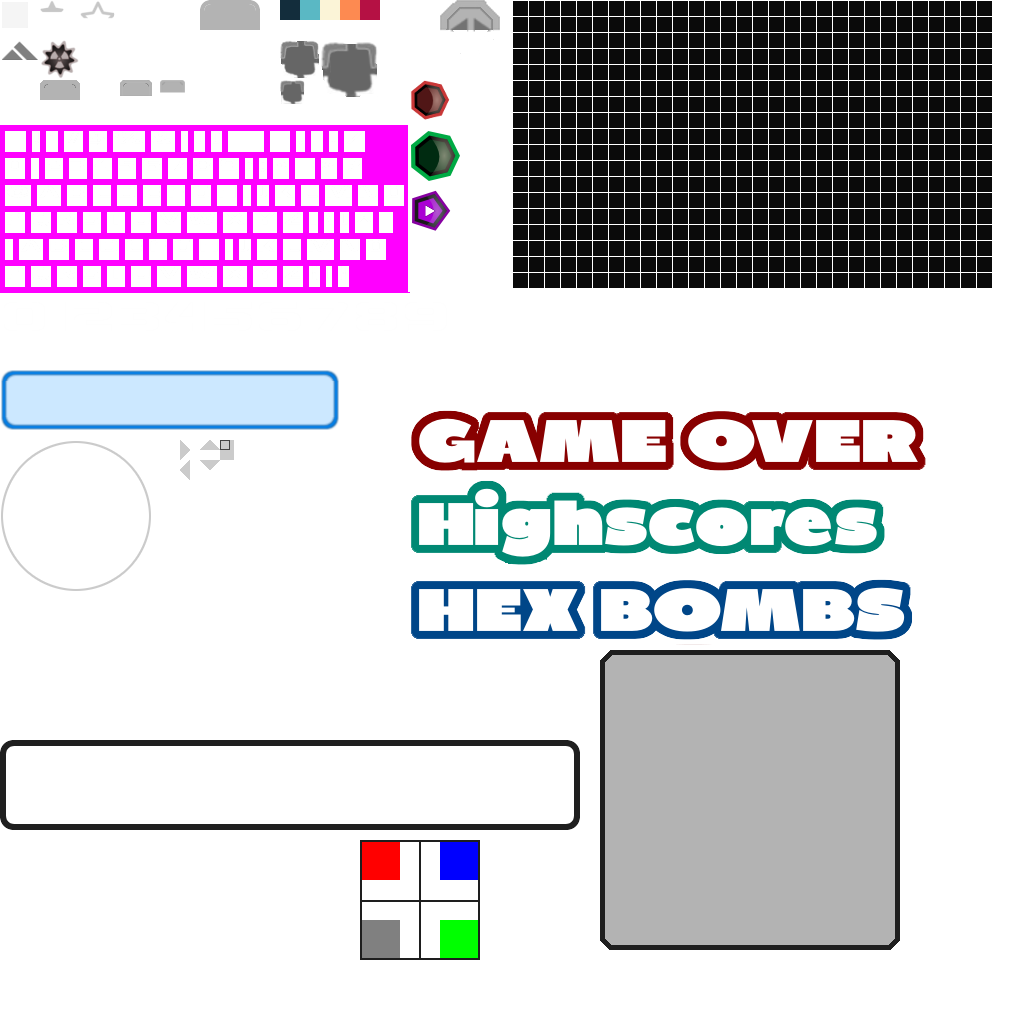
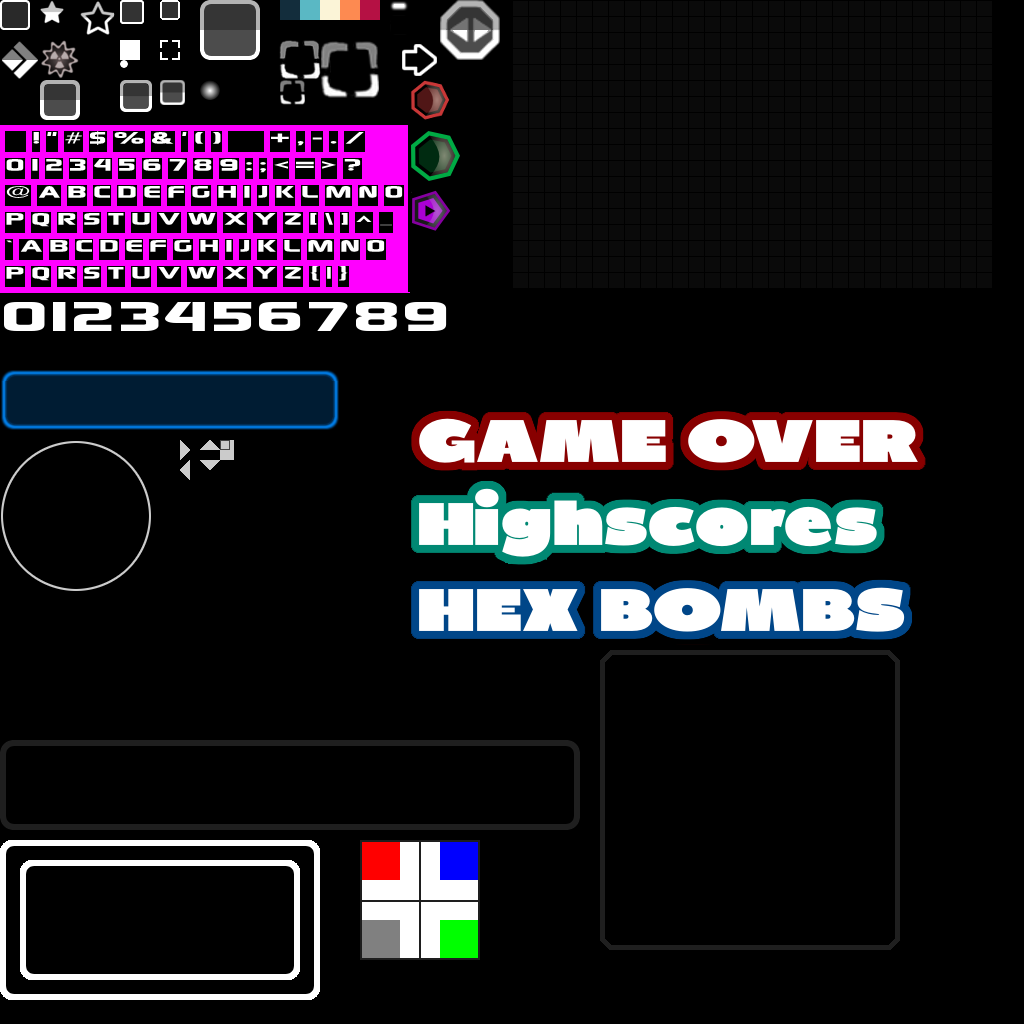
Comparing the layer stacks of the two 1024x1024 images. Changes:
added layer "Ebene #8" above "Ebene #13" over (390, 1, 409, 35)
added layer "Ebene #7" over (0, 0, 1024, 1024)
